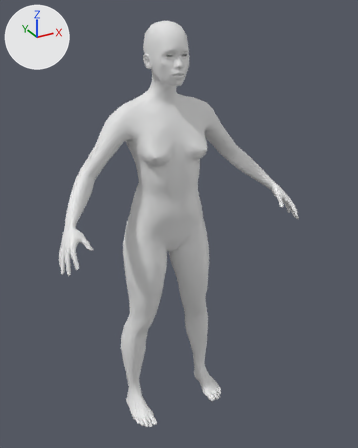
The glTF model public/body3d/female.glb, before and after one commit.
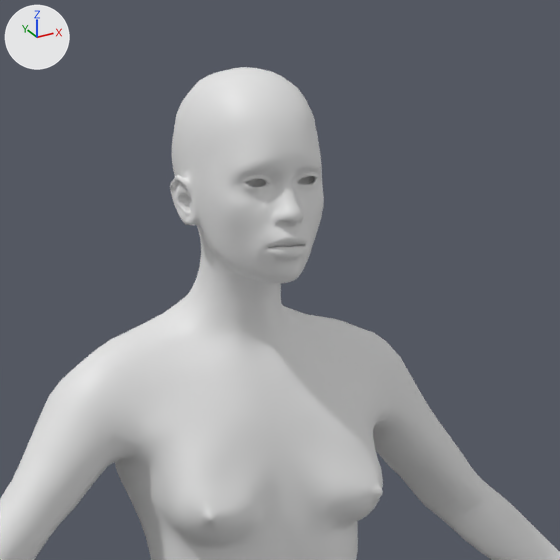
Each version is shown whole from a camera (50 mm lens) standing at (-0.825, -1.637, 1.635) and looking at (0.029, -0.084, 0.859), then close up on the part from 25% to 73% of the width and 0% to 38% of the height. The axes (+X, +Y, +Z) are drawn at upper left. The lights are the same throughout. The first two pictures are the older version.

Objects in the first close-up: 'venty_female'.
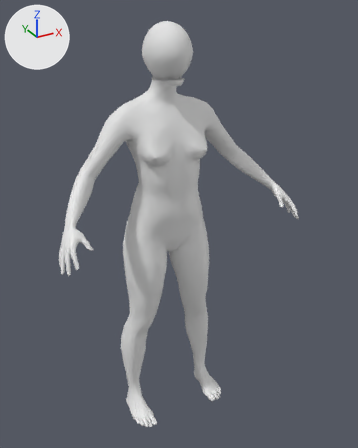
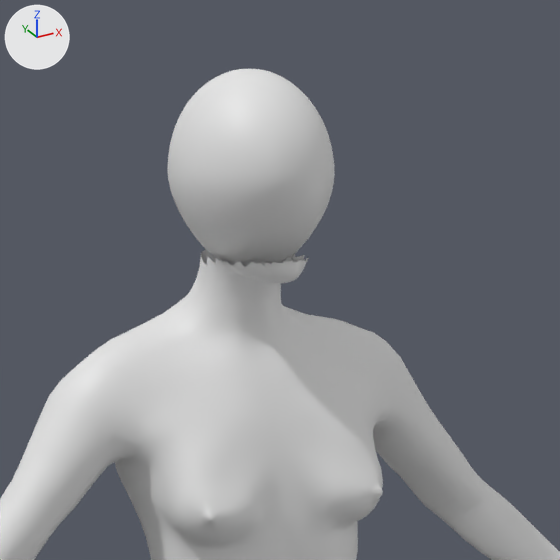
The change in detail:
me_base is used by ob_venty_female; location (0.0, 0.0, 0.0).
me_base had 13380 vertices, 26756 faces and spanned x -0.49..0.49, y -0.29..0.09, z 0.0..1.59.
me_base now has 9508 vertices, 18916 faces and spans x -0.49..0.49, y -0.29..0.09, z 0.0..1.41.
me_base part 1: 17 vertices moved within x -0.05..0.05, y -0.13..-0.09, z 1.41; 3872 vertices removed from x -0.08..0.08, y -0.15..0.05, z 1.41..1.59.
Mesh me_venty_female_head is new.
It has 2498 vertices, 4992 faces and spans x -0.081..0.081, y -0.156..0.05, z 1.388..1.589.
Object 'venty_female_head' (ob_venty_female_head) is new; it shows me_venty_female_head.
Its location is (0.0, 0.0, 0.0).

Boxes (x1, y1, x2, y2) around the edits, measured in the close-ups (560 x 560 px):
'venty_female', reshaped: before (0, 67, 560, 560); after (0, 250, 560, 560)
'venty_female_head', added: after (168, 69, 335, 267)
part 1 of me_base, built on: before (170, 67, 324, 273); after (224, 255, 308, 272)
